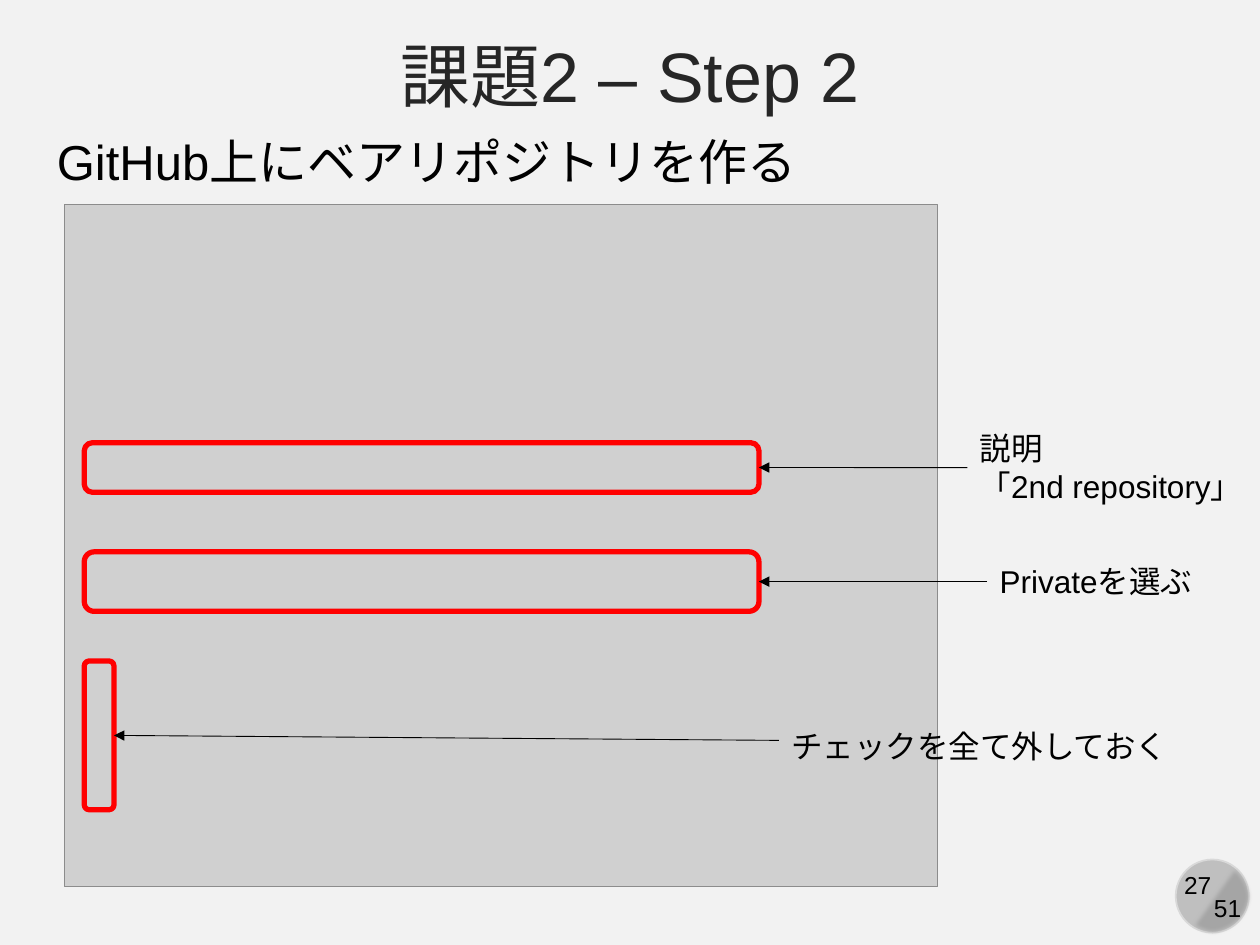
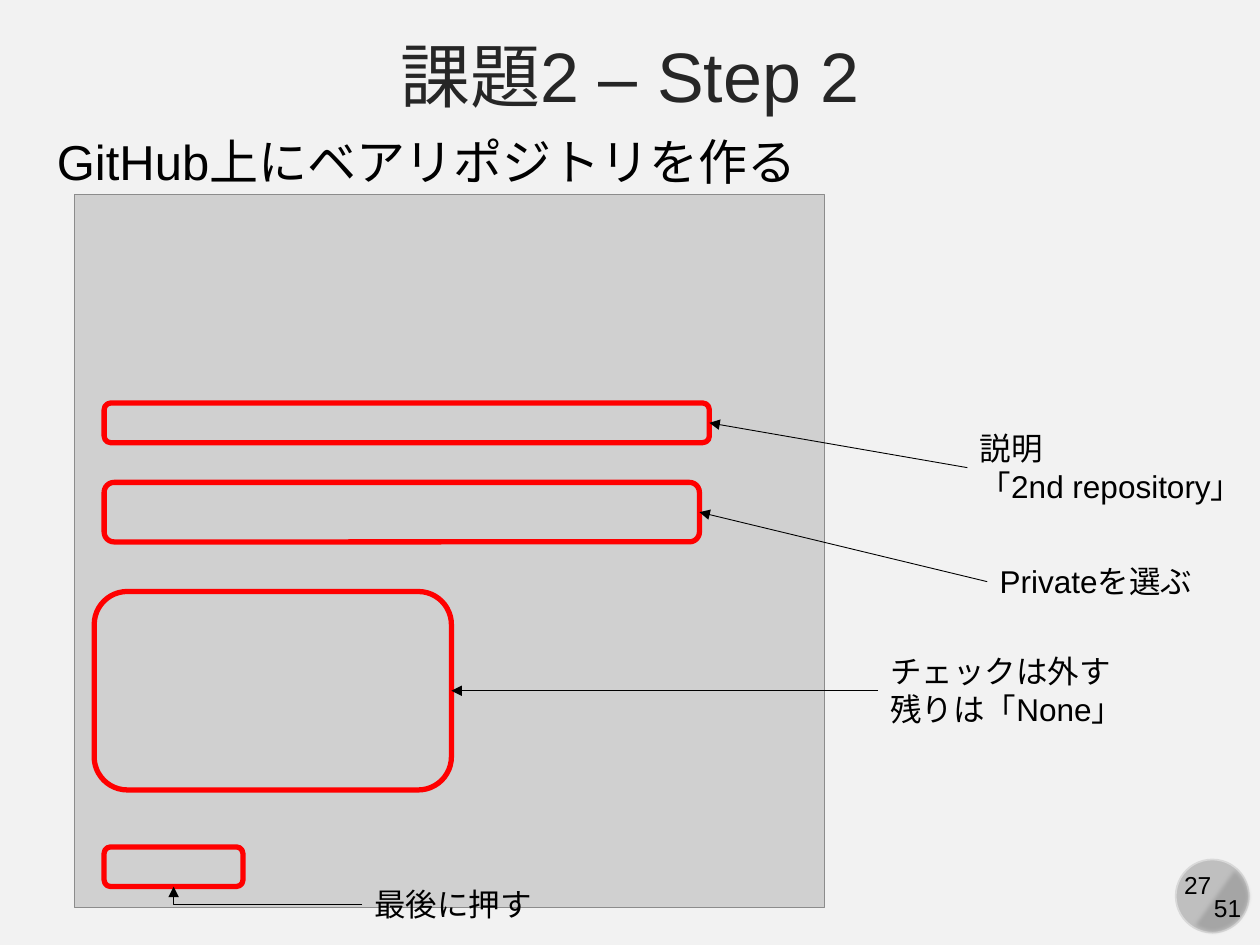
Before and after one commit to kaityo256/github, a slide deck: slide 27 of practice_github_basic/fig/slide.pptx. Drawn at 1260x945 pixels with LibreOffice and Linux fonts; fonts in the diff are those of the drawing; grey boxes stand for pictures. Boxes give left, top, right and bottom in pixels: in the first picture for what was removed or moved away, otherwise in the second. Text is boxed around its words. In the diff, an @@ line names an element or a change of style, - is before the commit and + after.

```diff
--- a/practice_github_basic/fig/slide.pptx
+++ b/practice_github_basic/fig/slide.pptx
@@ picture: place and size @@
-picture at [64, 204, 937, 886]
+picture at [74, 195, 825, 908]
@@ rounded rectangle: place and size @@
-rounded rectangle at [84, 442, 759, 491]
+rounded rectangle at [105, 403, 709, 442]
@@ arrow moved from (968, 467) - (759, 467) to (968, 467) - (709, 423) @@
@@ rounded rectangle: place and size @@
-rounded rectangle at [84, 552, 759, 611]
+rounded rectangle at [105, 483, 699, 542]
@@ arrow moved from (987, 582) - (759, 582) to (987, 582) - (699, 512) @@
@@ rounded rectangle: place and size @@
-rounded rectangle at [84, 662, 115, 810]
+rounded rectangle at [94, 591, 451, 789]
@@ text at [890, 656, 1123, 724]: text changed @@
-チェックを全て外しておく
+チェックは外す
+残りは「None」
@@ arrow moved from (779, 741) - (115, 736) to (878, 690) - (451, 690) @@
@@ rounded rectangle added at [105, 847, 243, 886], outline #FF0000 3 pt @@
@@ elbow arrow added from (362, 905) to (174, 887), #000000 0.5 pt @@
@@ text added at [374, 889, 532, 919], 18 pt, text #000000 @@
+最後に押す
```
Also in this commit, not shown: 10 other slides changed, 4 slides added, 2 slides removed, 1 other file.
